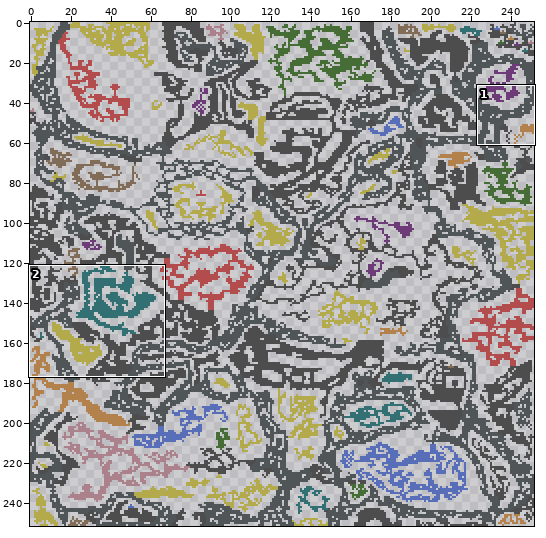
Two states of a sprite sheet, maps/tbd_zones_g.png. The picture above shows the old version from afar; the outline marks the close-up.
Close-up. Old version:
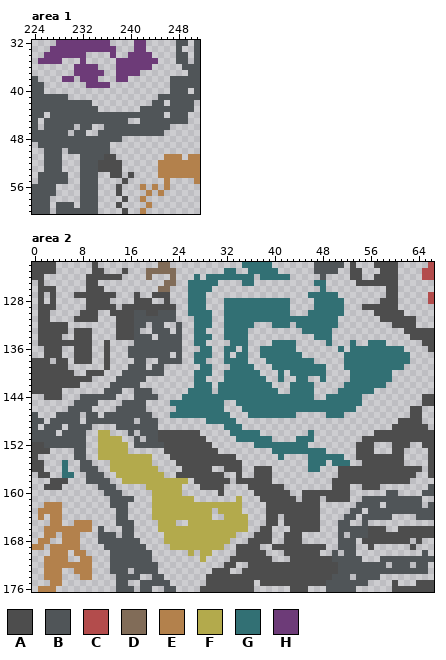
The file is 252x252 pixels. Shown: area 1: x 224..251, y 32..60; area 2: x 0..66, y 122..176. The commit also changed other parts of the picture, which this record leaves out.
Palette (. is transparent): A #4d4d4d  B #505558  C #b34c4c  D #816c58  E #b3814c  F #b3aa4c  G #327074  H #6d3b78
Pixels before, area 1, first column x 224:
32 ....HHHHHHHHH....HH.....BB.B
33 ...HHHHHHHHHHH...HH.....B..B
34 ..HHHHHHH....H..HHHH....BB.B
35 .HHHH...H.....HHHHHHH...BB.B
36 .......HHHH...HHHHHH.....BBB
37 .......HHHHH..HHHH........BB
38 B....HH.HHH...HH.......BBBBB
39 BB.......HHHH..........BBBBB
40 BB.....................BBB.B
41 BBBBBB...............BBBBBBB
42 BBBBBBBBBB..........BB.BBBB.
43 BBBBBBBBBBB.......BBBBBBBBB.
44 BB.BBBBBBBBBBBBBBBBBBB.BBB..
45 B.BBBBBBBBBBBBBB..BBBBBBBB..
46 B.BBBBB.BB..BBBBBBBBBBB.....
47 BBBBBB.BB..BBBBBBBBBBB......
48 BBBBBBBBBBBBBBB.............
49 .BBBBBBBBBBBB...............
50 ..BBB.BBBBBBB...............
51 ..BBB...BBBBAA........EEE.EE
52 ..BBB...BBBAAAA......EEEEEEE
53 ..BBB...BBBAAAA......EEEEEEE
54 .BBBBB..BBB..AA.A....EEEEEEE
55 .BBBBB..BBB....A......E....E
56 BBBB....BBB...A...E.E.E.....
57 BBBB....BBB...A....E.E......
58 BBB.....BBB....A..E.........
59 BBB.BBB.BBB...A....E........
60 BBB.BBBBBBB....A..E.........
Pixels before, area 2 (only the part around the change), first column x 0:
122 AAAA......A..........DD............GGGGG.......BBBBB.A...AAAA.....C
123 AAAA......AA...A...DDDDD........GG..GGGGG......BBBB..AA...AAA....CC
124 AA.......AAAAAA....D...D...G.GGGGGGGG.GGGGG.....B....AA..AAAA....CC
125 .A.......AA...........DD..GGGGG....GG..........GG.....AAAAAAA......
126 .AAA.....AAA.........DD...GGGG..................G..........AA......
127 .A.A...AAAAAAA...A..AAA...GGG.................GGGGG........AA.....C
128 .A.A.....AAAA....AAA..A...GGG...GGGGGGGGGGG....GGGGG......AAA.....C
129 .AAA.....AAAAA.AAAAAAAAA..GGG...GGGGGGGGGGG....GGGGG...AAAAAA......
130 .AA.....AAA..AAAABBAABBB..GGGG..GGGGGGGGGGG...GGGGGG.....AAAAA.....
131 .AA....AAAA...AAABBBBBBB...GGG..GGGGGGGGGGGGGGGGGGG.......AAAAAA...
132 .AAAAA........AAABB.BB..B..GGG..GGGGG...GGG.GGGGGGG.........AAAA...
133 .AAAAA.AAA....AAAB..BBB.B..GG...GGGG.........GGGGG............AAAAA
134 .AAAA..AAA....AAABBB.BBBB..GGG..GGGG...........GGG.............AAAA
135 .AAAAAAAAA..A....BBBBBBBB..GG....GGG....GGGG.....G...G..GGG......AA
136 ..AAA..AAA..A...BBBBBBBBB...GG..GG.G..GGGGGG.......G.GGGGGGGGG....A
137 ..AAA..AAA..A...BBBBBBB.B..GGG..G.GG..GGGGGGG.......GGGGGGGGGGG....
138 AAA.AA.AAA..A....BB..BBBB..GG...GGGG...GGGGGGGG.....GGGGGGGGGGG....
139 AAAAAA......A...BBB.BB......GG...GGGG...GGGGGGGGG...GGGGGGGGGG.....
140 AAAAAAA..AAA...BBBBBBB.....GGG..GGGGGG...G.GGGGGG....GGGGGGG.......
141 AAAAAAAAAA....BBBBB........GG...GGGGGGG..G..GG..G....GGGGGGG.......
142 AAAAAAAA.....BBBBB.........GGG.GGGGGGGGG...GGGG.....GGGGGGG........
143 AAAAA.......BBB..BBB......GGGG.GGGGGGGGGG..GGGG....GGGGGG..........
144 ..AAA...BBBBBB...BBBB....GGGGGGGGGGGGGGGGGGGGGG..GGGGGG..........AA
145 .......BBBB....BBBB....GGGGGGGGG..GGGGGGGGGGGGGGGGGGGGG..........AA
146 ......BBBB....BBBBB.....GGGGGGGG...GGGGGGGGGGGGGGGGGGG.........AA..
147 B...BBBB.BB.BBBBBBBB...GGGGGGGGGG...GGGGGGGG.....GGG...........AA..
148 BB.BBBBB.BBBBBBBB.BBB........GGGGG...........................AAAA..
149 B.BBB.BBBB....BBBBBBB...........GGG.........................AAAAAA.
150 BBBB.BBBB..FF...B.BBBAAAAAAA.....GGGGG........G..........AAAAAAAAAA
151 BBBBBBBBB..FFFF..B.BBAAAAAAAA.....GGGGGG....GGG........AAAAAAAAAAAA
152 AABBBBBBB..FFFFF.BBBBBAAAAAAAA.......GGGGGGGGG........AAA...AAA..AA
153 AAA....BB..FFFFF......AAAAAAAAA.........GGGGGGGGG.....AAA...AA....A
154 A......BB..FFFFFFFFF...AAAAAAAAAAA.......G....GGGGGG..AAAAAAAA....A
155 AA...G..BB...FFFFFFF....AAAAAAAAAAA...........GGG.GGG..AAAAAAA....A
156 AA...G..BBB..FFFFFFFF....AAAAA..AAA..AAA......GG...AAAAAAAAAAAAAA.A
157 .AA..GG..BBB..FFFFFFFF..AAAAAAAA..A..AAA...........AAAAAAAAAAAAA..A
158 ...AAA...BBBB..FFFFFFFFFFF.AAAAAA.AAAAAA..........AAAAAAAAAAAAA....
159 ..AAA......BBB.....FFFFFF...AAAA....AAAAAA........AAA..AAA........B
160 ............BBB.....FFFFF......A.....AAAAAA..AAAAAAAA......BB....BB
161 .............BBBB...FFFFFFF.......F...AAAAAA.AAA.AAAA..BBBBBBBBBB..
162 ..EEE........BBB....FFFFFFFFFFFFFFF....AAAAAAAAA......BBBB.BBBBBB.B
163 .EEEE.........BB....FFFFFFFFFF.FFFF....AAAAAAAAA.....BB.BBBBBBBBBBB
164 .E.EE.........BB....FFFFFFFFFF..FFFF...AA.AAAAAA....BB.BBBBB....BBB
165 ...EE..EEE....BBB....FFF..FFFFFFFFFF...AA.AAAAAA...BB..B...........
166 ..EEEEEEEE.B...BB....FFFFFFFFFFFFFFF..AA...AAAAA...BBBBBAAA..AAAAAA
167 ..EE.EEE...BBB.BB.....FFFFFFFFFFFF...AAA..AAA......B.BBBAAAAAAAAAAA
168 .EE..EEE...BBBBBBB....FFFFFFFFFFF...AAAA..AAA......BBB.AAAAAAAA.A..
169 EE.EEEEE....BBBBBBB....FFFFFFFFF..AAAA..AAAAAAAAA..BBB..A......A...
170 ...EEE.EE....BBBBBBB......F.FF....AAAAA...AAAAAA..B.BB...........B.
171 ..EEEE..EE...BBBBBBB........F....AAAAAAA...AAAAAAABBBBB...BBBBBBBBB
172 ..EEEEEEEE...BBBBBBBB...........AA..AAAAAAAAAAAAAAABBBBBBBB.BBB.BB.
173 ..EEE..EEE...BBB.BBBB.........AAA..AAAAAAAAAAAAAAAABBBBBBBBBBBBBBB.
174 ..EEE...EE....BBBB..BB.......AAAAAAAAAAAAAAAAAAAAABBB.BBBB.........
175 ...EE.........BB..BBBBB......AAAAAAAA.AAAAAAAAAAABBBBBBB....A...AAA
176 .EEE..........BBB.BB..BB....AAAAAAAAA......AAA...BBBBB......AAAAAAA
And afterwards:
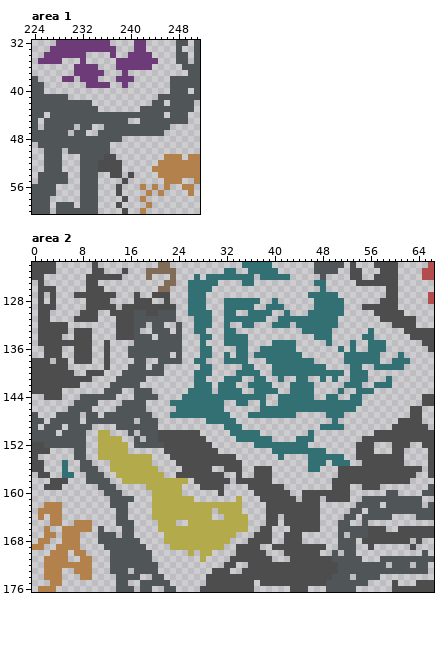
From old to new:
{"where": "area 1"}
{"y":37,"x":238,"old":"H","new":"."}
{"y":37,"x":240,"old":"HH","new":".."}
{"y":38,"x":240,"old":".","new":"H"}
{"y":39,"x":239,"old":".","new":"H"}
{"y":53,"x":244,"old":".","new":"E"}
{"y":55,"x":247,"old":"..","new":"EE"}
{"y":56,"x":249,"old":"..","new":"EE"}
{"y":57,"x":250,"old":".","new":"E"}
{"where": "area 2"}
{"y":128,"x":38,"old":"GG","new":".."}
{"y":128,"x":41,"old":"GG","new":".."}
{"y":129,"x":37,"old":"GG","new":".."}
{"y":129,"x":42,"old":"G","new":"."}
{"y":130,"x":34,"old":"GG","new":".."}
{"y":130,"x":40,"old":"GG","new":".."}
{"y":131,"x":39,"old":"GG","new":".."}
{"y":132,"x":33,"old":"GG","new":".."}
{"y":133,"x":34,"old":"GG","new":".."}
{"y":133,"x":56,"old":".","new":"G"}
{"y":134,"x":27,"old":"G","new":"."}
{"y":134,"x":55,"old":"..","new":"GG"}
{"y":135,"x":27,"old":"G","new":"."}
{"y":135,"x":32,"old":".","new":"G"}
{"y":136,"x":32,"old":"GG.","new":"..G"}
{"y":136,"x":54,"old":"GG","new":".."}
{"y":136,"x":59,"old":"GGG","new":"..."}
{"y":137,"x":27,"old":"G","new":"."}
{"y":137,"x":37,"old":".","new":"G"}
{"y":137,"x":58,"old":"GGG","new":"..."}
{"y":137,"x":62,"old":"G","new":"."}
{"y":138,"x":58,"old":"GG","new":".."}
{"y":139,"x":33,"old":"GG","new":".."}
{"y":139,"x":52,"old":"G","new":"."}
{"y":139,"x":55,"old":"GG","new":".."}
{"y":140,"x":32,"old":"GG","new":".."}
{"y":140,"x":40,"old":".","new":"G"}
{"y":140,"x":42,"old":".","new":"G"}
{"y":140,"x":49,"old":"...","new":"GGG"}
{"y":140,"x":56,"old":"GGGG","new":"...."}
{"y":141,"x":35,"old":"GG","new":".."}
{"y":141,"x":50,"old":".","new":"G"}
{"y":141,"x":56,"old":"GGG","new":"..."}
{"y":142,"x":34,"old":"GG","new":".."}
{"y":142,"x":55,"old":"GG","new":".."}
{"y":142,"x":59,"old":".","new":"G"}
{"y":143,"x":35,"old":"GG","new":".."}
{"y":143,"x":52,"old":"GG","new":".."}
{"y":144,"x":39,"old":"GG","new":".."}
{"y":144,"x":51,"old":"GG","new":".."}
{"y":145,"x":36,"old":"GG","new":".."}
{"y":145,"x":39,"old":"GG","new":".."}
{"y":146,"x":35,"old":"GGG","new":"..."}
{"y":148,"x":50,"old":".","new":"G"}
{"y":149,"x":48,"old":"....","new":"GGGG"}
{"y":166,"x":3,"old":"EE","new":".."}
{"y":169,"x":3,"old":"E","new":"."}
